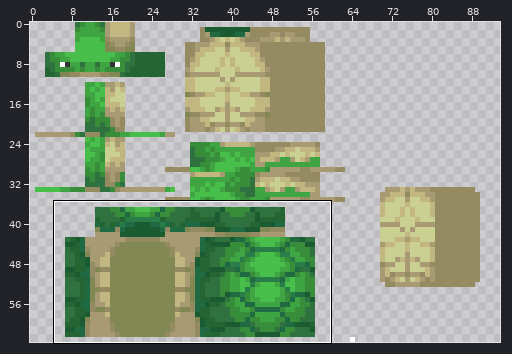
Sprite sheet: assets/minecraft/optifine/mob/turtle/big_sea_turtle5.png. Above: a wide view before the commit, with the close-up outlined.
Close-up. Old version:
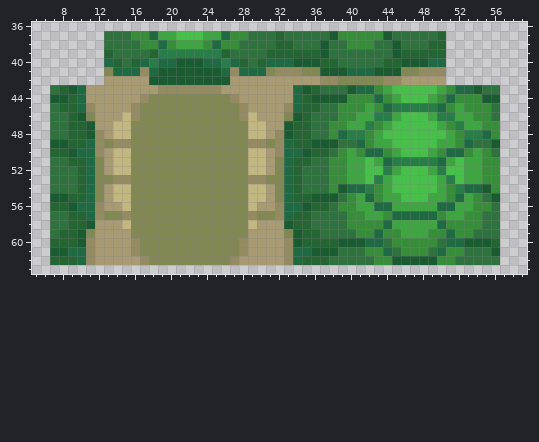
The file is 128x64 pixels. Colours within 5 levels of each other are drawn and written as one. Shown: x 5..59, y 36..63. The wide view leaves out empty margins. The commit also changed other parts of the picture, which this record leaves out.
After:
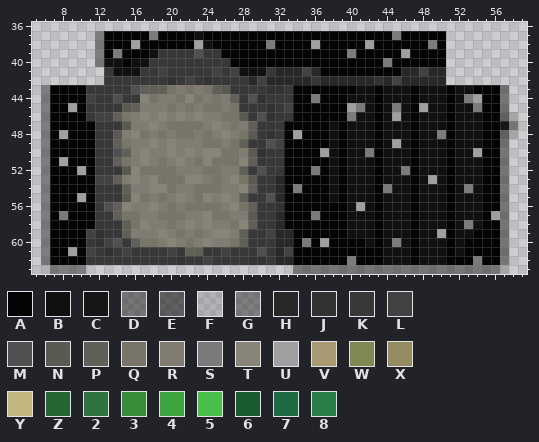
Palette (. is transparent): A #040404  B #101010  C #161616  D #1a1a1a7e  E #1a1a1a9d  F #1b1b1b26  G #1b1b1b72  H #282828  J #323232  K #383838  L #424242  M #505050  N #5b5a52  P #616058  Q #787468  R #807c71  S #7b7b7b  T #888478  U #a0a0a0  V #a89a73  W #828854  X #948b63  Y #c2b780  Z #256433  2 #30723f  3 #388d3a  4 #3fa442  5 #47bf4a  6 #1b5b31  7 #206a43  8 #297d49
From old to new:
Changed rows in their new state; - is an unchanged pixel.
first column x 6:
37 ------GAAAAASAAAABAAAAAAAAAAAAAAAAAAAAASAAAAA--------
38 ------GAAAUAAAAAAUBAAAAAASAAAAUAAAAAUAAAAAASA--------
39 ------GASAAABKKKKMKKAAAAAAAAAAAAAASAAAAAUAAAA--------
40 ------GBBABBKKKKKKKKKAAAAAAAAAAAAAAAAASAAAAAA--------
41 -------KBBBKKLKKKKKLKLBBBKHHHLHAAAAAAAAAHHLHH--------
42 -------KKKKKKKJKLKJKKKKHLHHHHHKHHHHHHJHLHHHHH--------
43 GAAAAKKKKKMPPPQRQRQPNKKKKJJKAAAAAAABBABBBABBBABBAAAD-
44 GAAAALKKMKKTQRRQTQRQRPKMJKKKAASAAABBBABBBABBBABSUAAD-
45 GAAUAKKKKNPRRRQRQRQQRQKKKJKLAAAAAAUSBABSBAUBBABBSAAD-
46 GAAAAKLLPQRTRTRTRTRRQQNKMJKKAAAAAASBBABUBABBBABBBAAEF
47 GAAAAAKKKNRRTRQQQQRTRQRPKKKAAAAABABBBABBBABBBABBBAACD
48 GAUAAAKKNRTQRQRQQRQRTRQNKJKAUAAABABBBABBBABBSABBBAAEF
49 GAAAAAKKPQRRTRTRRRQQRQPKKMLAAAAABABBBABUBABBBABBBAAD-
50 GAAAAAKKMPRTRRTRTRTTQQRNJKKAAAAUBABBSABBBABBBABBUAAD-
51 GAUAAAKKPQRTRQRTRQTQQQTPKKKAAAAABABBBABBBABBBABBBAAD-
52 GAAAUAKKKNTQQQQRRRQQRRPKMKKAAASABABBBABBSABBBABBBAAD-
53 GAAAAALLPRTRTQQQTTRQRTQNKKHAAAAABABBBABBBABUBABBBAAD-
54 GAAAAAKKKPRRTTQRRQQQRRTPKKHASAAABABBBASBBABBBABSBAAD-
55 GAAAUAKKKNTQRQRTRQTRTRPKKMHAAAAABABBBABBBABBBABBBAAD-
56 GAAAAAKMPTRRTRQRQQQQRTQPKKJAAAAAAABUBABBBABBBABBBAAD-
57 GASAAAKKPQQRRQQQRRTQQRRNKKHAAASAAABBBABBBABBBABBBAUD-
58 GAAAAAKKKPQTRRQRTRTRRQTPKKHAAAAAAABBBABBBABBBABSBAAD-
59 GAAAALJKKPRRRTRQRQRTTRPKKLHHAAAAAABBBABBBABBUABBAAAD-
60 GAAAAKJLMKPQQRTRQRTRRQPKKKHHASAUAAAABABSBABBBABAAAAD-
61 GAAUALKJKLKKKKLKPPKKLKKKMKHLAAAAAAAAAABBBABBBABAAAAD-
62 GAAAAKKKKKKKKKKJKKLKKKKJJKHHAAAAAASAAABBBABBBAAASAAD-
63 FGGGG-----------------------DDDDDDDDDDDDDDDDDDDDDDDF-
